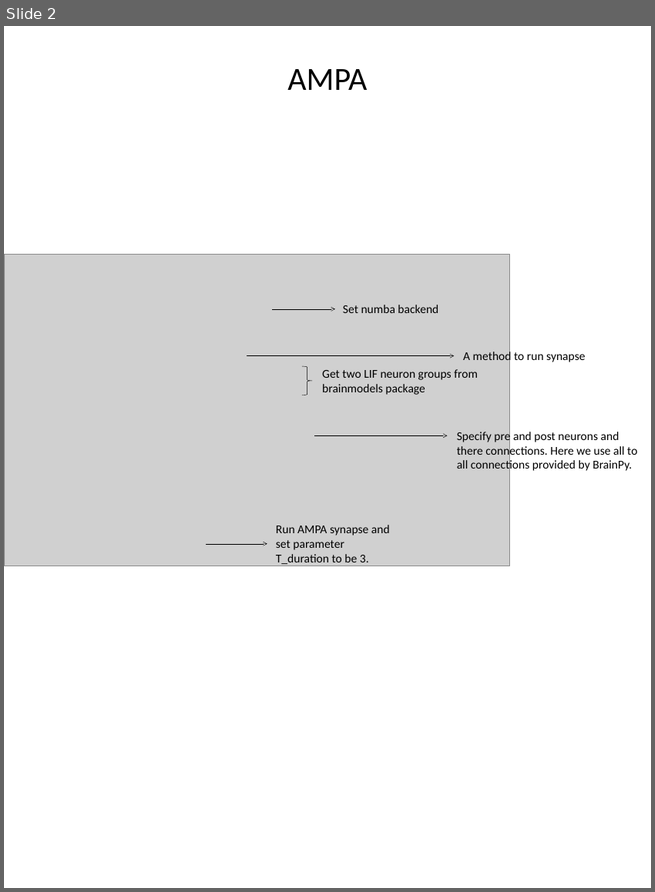
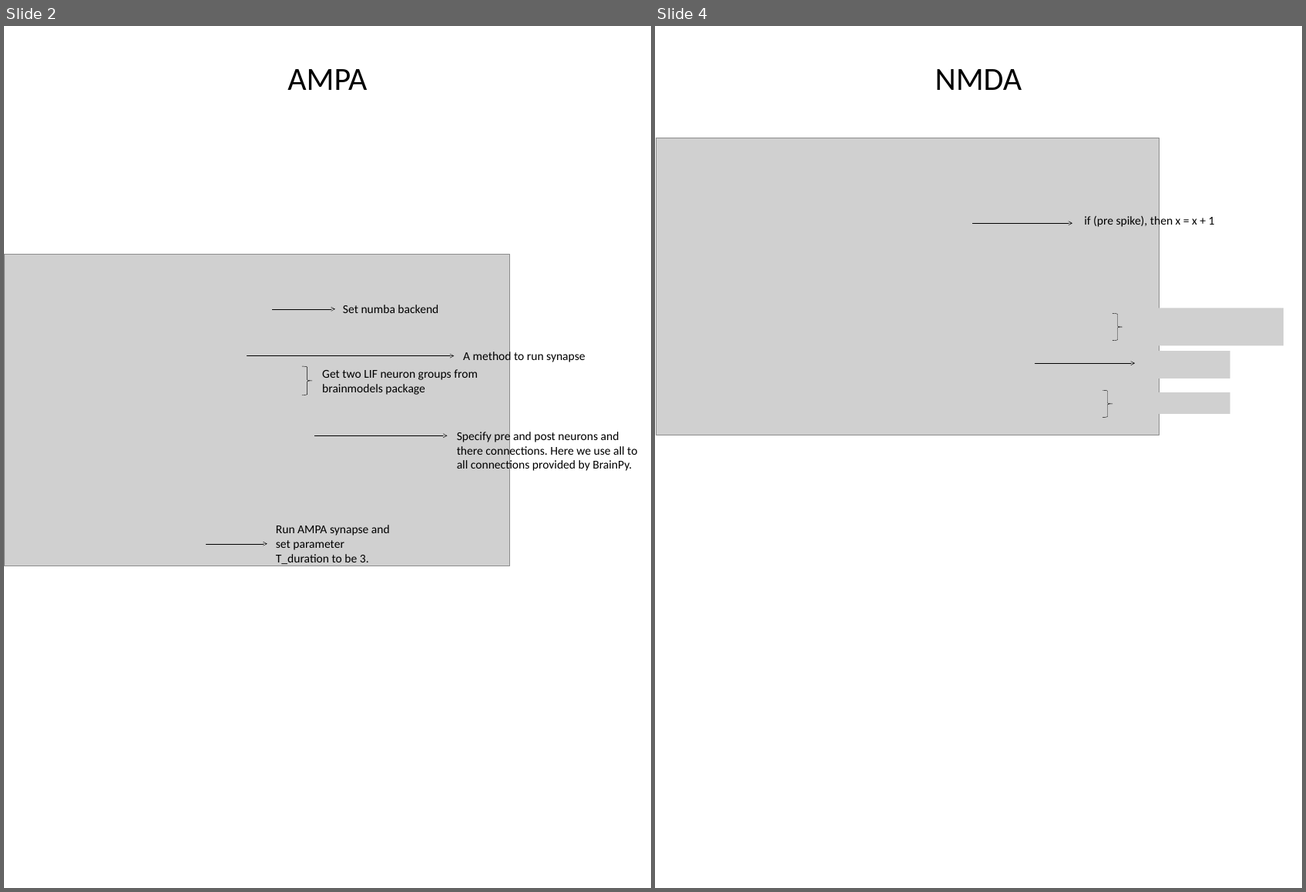
Before and after one commit to quanpeng0/BrainModels, a slide deck: docs/brainpy_handbook/ppt/syns.pptx. Shown side by side, each under a label of ours: slide 2 before the commit, slides 2 and 4 after it; the slides between them are not shown. The pictures are 655x892 and 1306x892 pixels, drawn with LibreOffice and Linux fonts; fonts in the diff are those of the drawing; grey boxes stand for pictures. Boxes give left, top, right and bottom in pixels: in the first picture for what was removed or moved away, otherwise in the second. Text is boxed around its words. In the diff, an @@ line names an element or a change of style, - is before the commit and + after.

Commit message:
NMDA & GABA figs & other updates

```diff
--- a/docs/brainpy_handbook/ppt/syns.pptx
+++ b/docs/brainpy_handbook/ppt/syns.pptx
@@ slide 4 added at (655, 26, 1302, 888), background #FFFFFF @@
@@ title added at (935, 69, 1022, 90), 54 pt, text #000000 @@
+NMDA
@@ picture added at (656, 138, 1159, 435) @@
@@ arrow added from (972, 223) to (1072, 223), #000000 0.5 pt @@
@@ text added at (1084, 215, 1215, 229), 20 pt, text #000000 @@
+if (pre spike), then x = x + 1
@@ right brace added at (1112, 314, 1122, 341), outline #000000 0.5 pt @@
@@ picture added at (1130, 308, 1283, 346) @@
@@ arrow added from (1035, 363) to (1135, 363), #000000 0.5 pt @@
@@ picture added at (1139, 351, 1229, 379) @@
@@ right brace added at (1102, 390, 1112, 417), outline #000000 0.5 pt @@
@@ picture added at (1123, 393, 1230, 413) @@
```
Also in this commit, not shown: 1 slide changed, 3 other slides added, 16 other files.
